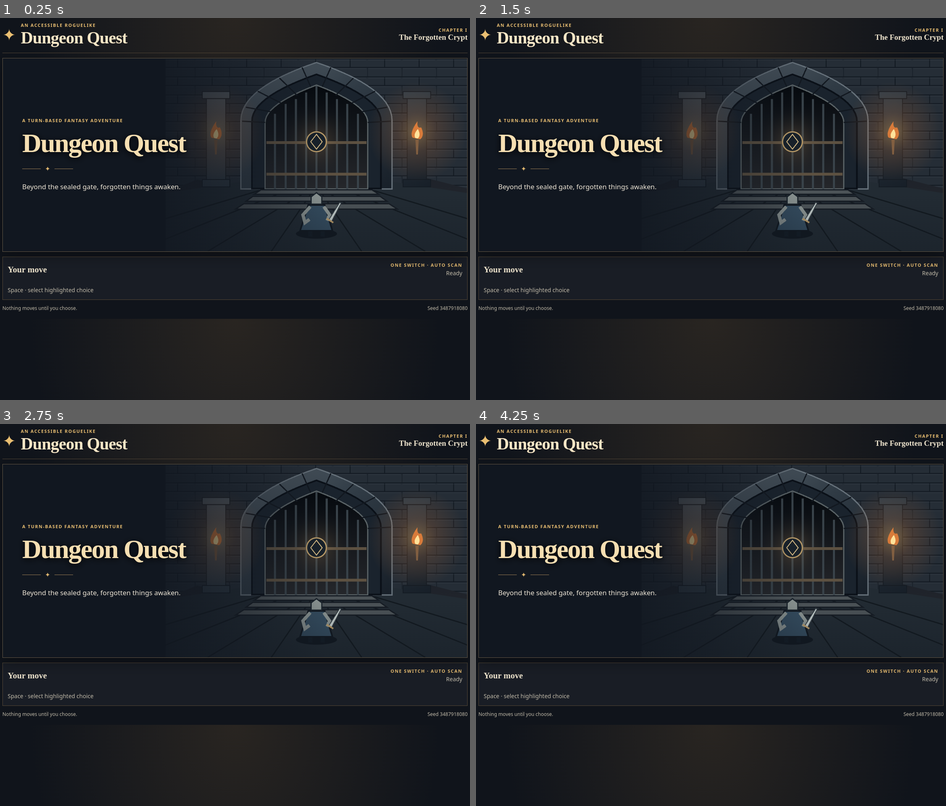
Above: before the commit, frames 1-4 (two rows, left to right).
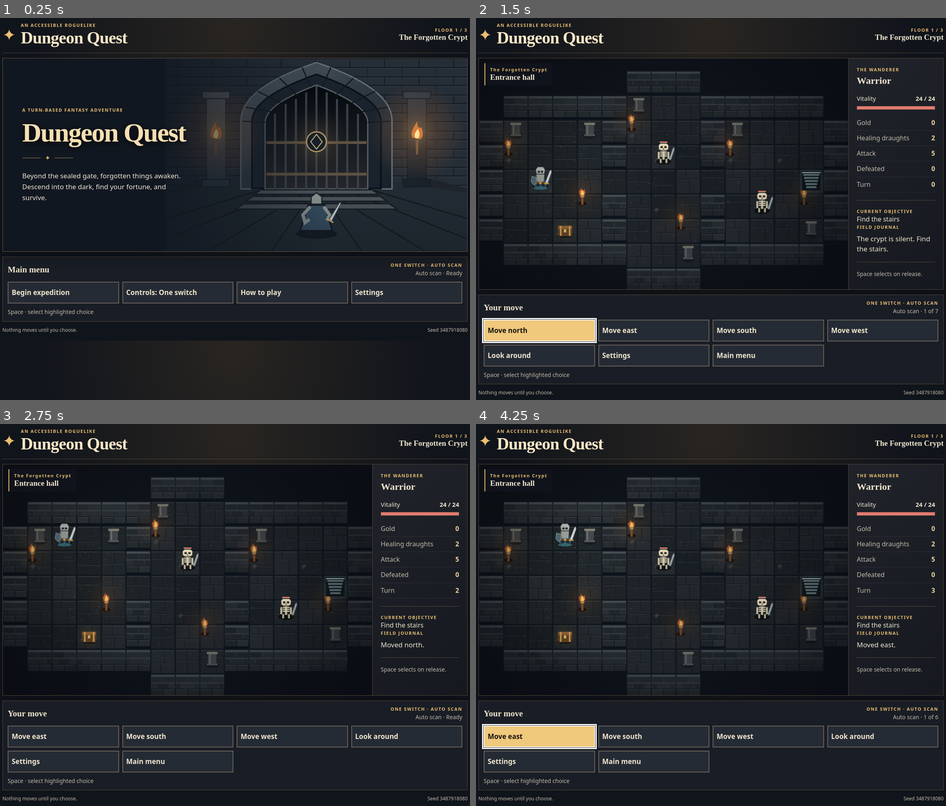
Above: after the commit, the same moments.

Repository: southernadd-cmyk/dungeon
Game: browser game, page index.html
Same seed, same stepped clock (60 frames per second), same inputs: the game is played once before the commit and once after it.
Inputs (mouse positions are in pixels of both pictures, inside the frame that each line leads up to):
- Up to frame 1 (0.25 s): no input
- Up to frame 2 (1.5 s): click (537, 293) at 0.27 s, where only the run after the commit has a clickable "Begin expedition"; click (537, 304) at 0.52 s, where only the run after the commit has a clickable "Enter the crypt"; tap Space at 1.1 s
- Up to frame 3 (2.75 s): tap Space at 1.6, 2.1, 2.6 s
- Up to frame 4 (4.25 s): tap Space at 3.1, 3.6, 4.1 s

The runs differ from the first frame. In frame 1, 4.1% of the frame differs, in the area x 0-100%, y 2-83%; in frame 2, 17%, in the area x 0-100%, y 2-99%; in frame 3, 16%; in frame 4, 17%.
Error before the commit: TypeError: Cannot set properties of null (setting 'textContent')

Commit message:
Connect expedition objectives, combat narration and floor presentation

Diff:
--- a/index.html
+++ b/index.html
@@ -1,7 +1,7 @@
 <!doctype html>
 <html lang="en"><head><meta charset="utf-8"><meta name="viewport" content="width=device-width,initial-scale=1"><title>Dungeon Quest — The Forgotten Crypt</title><link rel="stylesheet" href="style.css?v=title-1"></head>
 <body><main>
-<header><div class="brand"><span class="crest" aria-hidden="true">✦</span><div><div class="eyebrow">AN ACCESSIBLE ROGUELIKE</div><h1>Dungeon Quest</h1></div></div><div class="chapter"><span>CHAPTER I</span><strong>The Forgotten Crypt</strong></div></header>
+<header><div class="brand"><span class="crest" aria-hidden="true">✦</span><div><div class="eyebrow">AN ACCESSIBLE ROGUELIKE</div><h1>Dungeon Quest</h1></div></div><div class="chapter"><span id="chapterNumber">FLOOR 1 / 3</span><strong id="chapterName">The Forgotten Crypt</strong></div></header>
 <section id="titleScene" class="title-scene" aria-label="Dungeon Quest introduction">
 <svg class="gate-art" viewBox="0 0 760 470" preserveAspectRatio="xMidYMid slice" aria-hidden="true" xmlns="http://www.w3.org/2000/svg">
 <defs>
@@ -33,9 +33,9 @@
 <div class="title-copy"><p id="titleKicker" class="eyebrow">A TURN-BASED FANTASY ADVENTURE</p><h2 id="titleHeading">Dungeon Quest</h2><div class="title-rule" aria-hidden="true">✦</div><p id="titleText">Beyond the sealed gate, forgotten things awaken.</p></div>
 </section>
 <section id="game" class="game" aria-label="Dungeon" hidden>
-<div class="world"><canvas id="world" width="960" height="60 …(93 unchanged characters)… class="worldlabel"><span class="eyebrow">THE FORGOTTEN CRYPT</span><strong id="l …(76 unchanged characters)…
-<aside><div class="eyebrow">THE WANDERER</div><h2>Warrior</h …(199 unchanged characters)… dt><dd id="potions"></dd></div><div><dt>Turn</dt><dd id="turn"></dd></div></dl><div class="rule"></div><div class="eyebrow">FIELD JOURNAL</div …(164 unchanged characters)…
+<div class="world"><canvas id="world" width="960" height="60 …(93 unchanged characters)… class="worldlabel"><span class="eyebrow" id="floorName">THE FORGOTTEN CRYPT</span><strong id="l …(76 unchanged characters)…
+<aside><div class="eyebrow">THE WANDERER</div><h2>Warrior</h …(199 unchanged characters)… dt><dd id="potions"></dd></div><div><dt>Attack</dt><dd id="attack"></dd></div><div><dt>Defeated</dt><dd id="kills"></dd></div><div><dt>Turn</dt><dd id="turn"></dd></div></dl><div class="rule"></div><div class="eyebrow">CURRENT OBJECTIVE</div><p id="objective"></p><div class="eyebrow">FIELD JOURNAL</div …(164 unchanged characters)…
 </section>
 <section class="command"><div class="commandhead"><h2 id="prompt">Your move</h2><div><span id="controlmode" class="eyeb …(222 unchanged characters)…
 <footer><span>Nothing moves until you choose.</span><span id="seed"></span></footer>
-</main><script src="engine.js"></script><script src="art.js"></script><script src="app.js?v=title-1"></script></body></html>
+</main><script src="engine.js?v=expedition-1"></script><script src="art.js?v=expedition-1"></script><script src="app.js?v=expedition-1"></script></body></html>
